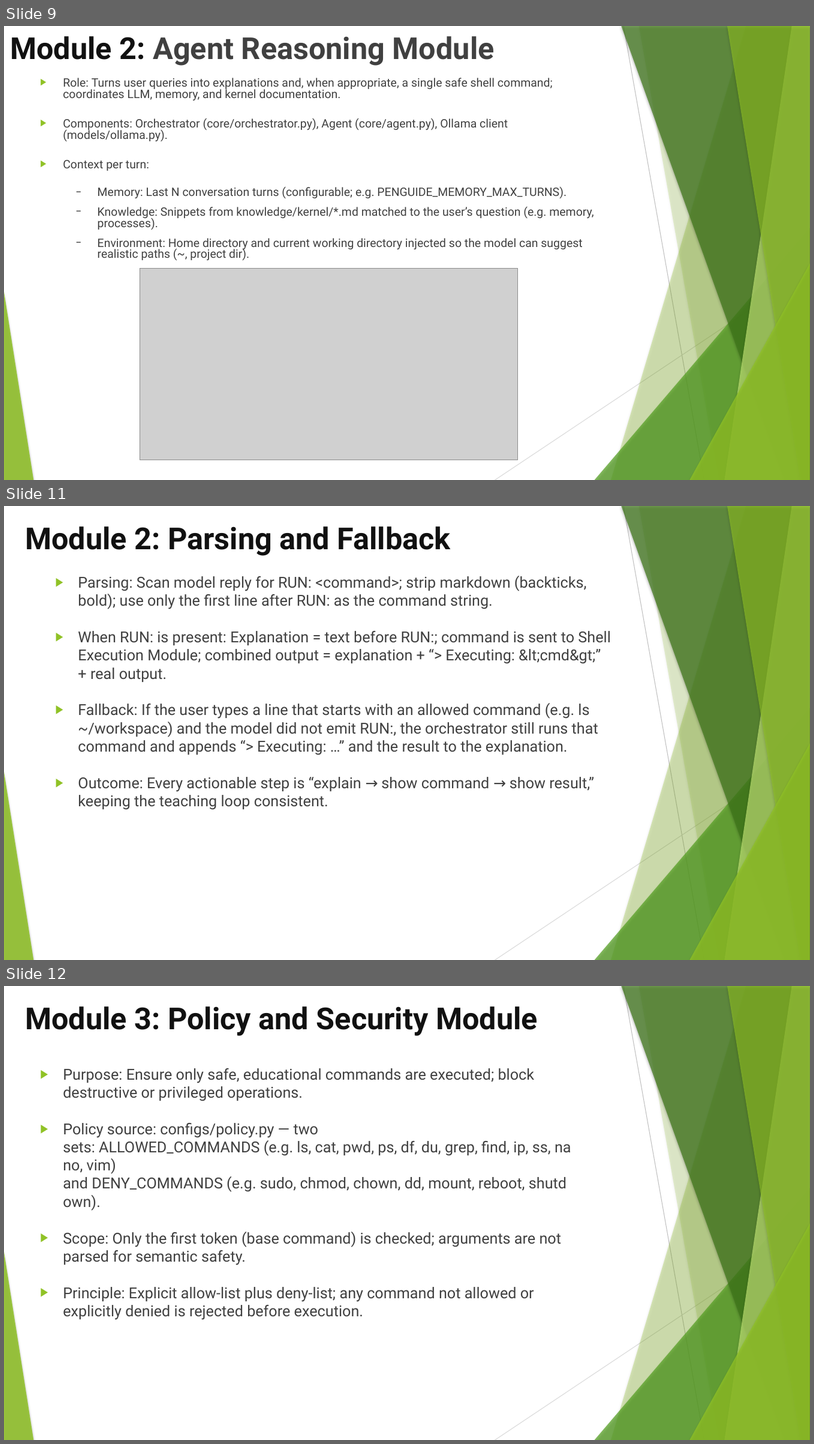
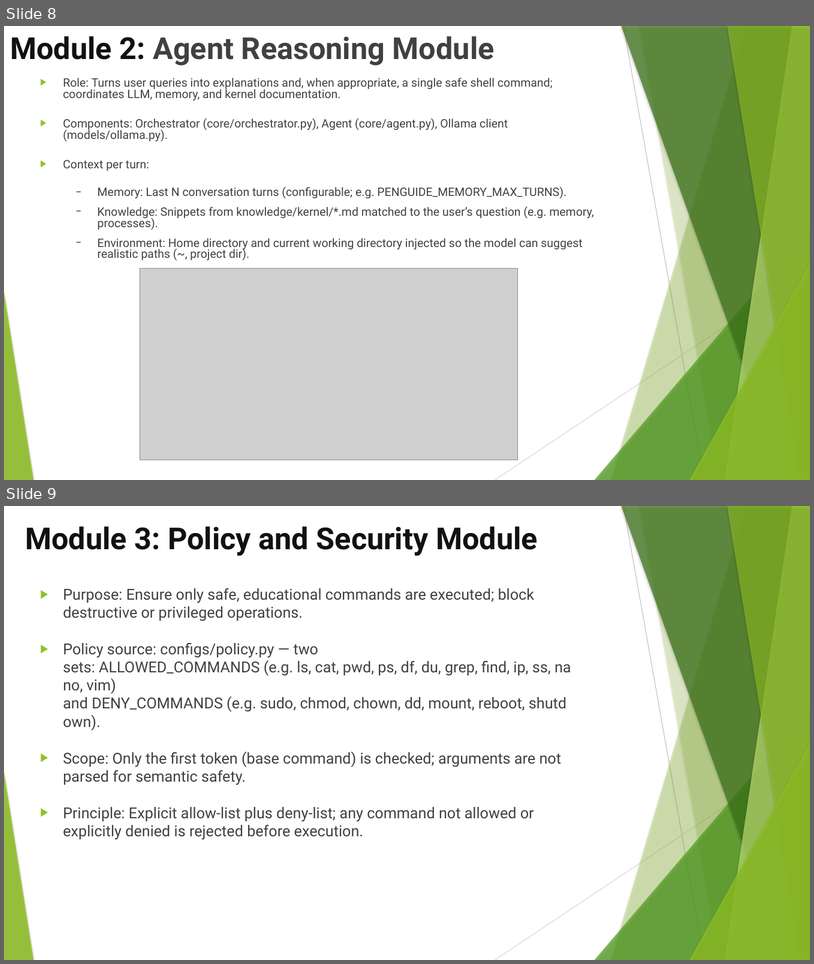
Before and after one commit to SridharanThangaraji/penguide, a slide deck: Team-13.pptx. Shown one above the other, each under a label of ours: slides 9, 11 and 12 before the commit, slides 8 and 9 after it; the slides between them are not shown. The pictures are 814x1444 and 814x964 pixels, drawn with LibreOffice and Linux fonts; fonts in the diff are those of the drawing; grey boxes stand for pictures. Boxes give left, top, right and bottom in pixels: in the first picture for what was removed or moved away, otherwise in the second. Text is boxed around its words. In the diff, an @@ line names an element or a change of style, - is before the commit and + after.

```diff
--- a/Team-13.pptx
+++ b/Team-13.pptx
@@ slide 11 removed at [4, 506, 810, 960], background #FFFFFF; not listed: 10 template elements that a slide beside it also shows @@
@@ title removed at [25, 526, 451, 556] @@
-Module 2: Parsing and Fallback
@@ text removed at [78, 576, 611, 810] @@
-▶ Parsing: Scan model reply for RUN: <command>; strip markdown (backticks, bold); use only the first line after RUN: as the command string.
-▶ When RUN: is present: Explanation = text before RUN:; command is sent to Shell Execution Module; combined output = explanation + “> Executing: &lt;cmd&gt;” + real output.
-▶ Fallback: If the user types a line that starts with an allowed command (e.g. ls ~/workspace) and the model did not emit RUN:, the orchestrator still runs that command and appends “> Executing: …” and the result to the explanation.
-▶ Outcome: Every actionable step is “explain → show command → show result,” keeping the teaching loop consistent.
@@ what was slide 9 is now slide 8 @@
@@ what was slide 12 is now slide 9 @@
```
Also in this commit, not shown: 6 slides added, 5 other slides removed, 1 other file.
